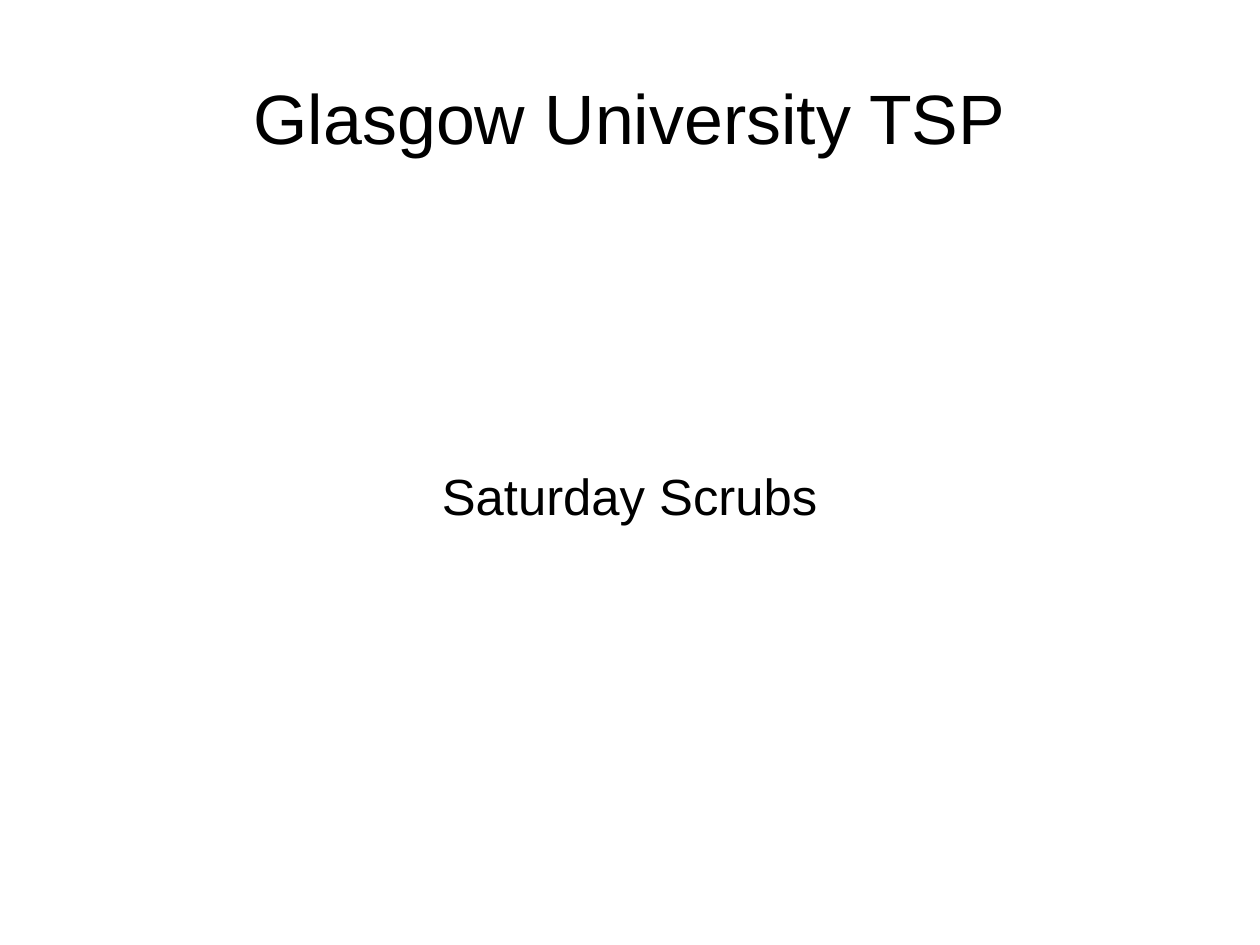
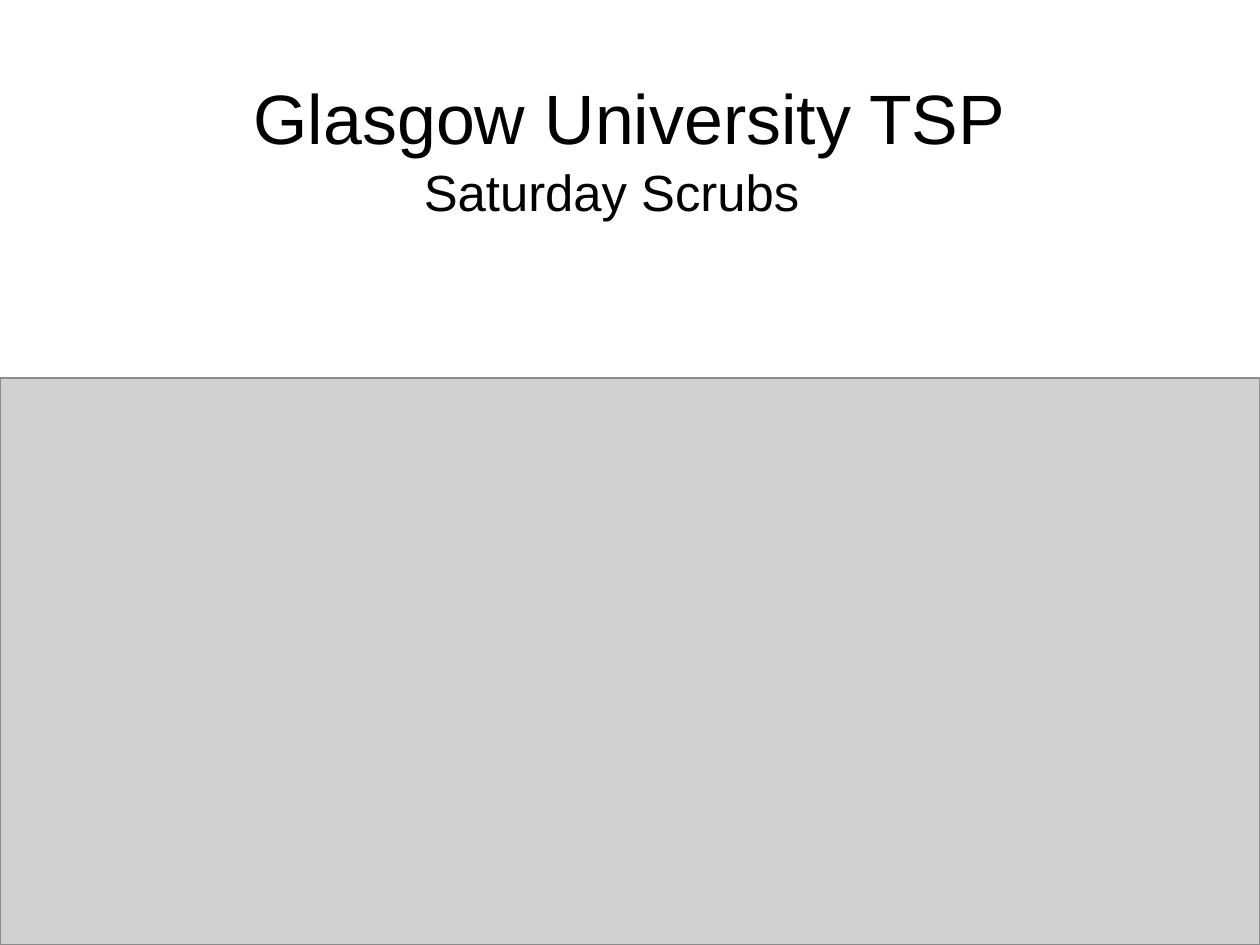
Before and after one commit to 2090140L/Glasgow-TSP-Challenge, a slide deck: slide 1 of presentation.odp. Drawn at 1260x945 pixels with LibreOffice and Linux fonts; fonts in the diff are those of the drawing; grey boxes stand for pictures. Boxes give left, top, right and bottom in pixels: in the first picture for what was removed or moved away, otherwise in the second. Text is boxed around its words. In the diff, an @@ line names an element or a change of style, - is before the commit and + after.

Commit message:
more on presentation

```diff
--- a/presentation.odp
+++ b/presentation.odp
@@ subtitle "Saturday Scrubs": place and size @@
-subtitle "Saturday Scrubs" at (442, 478, 817, 526)
+subtitle "Saturday Scrubs" at (424, 174, 799, 221)
@@ picture added at (0, 378, 1260, 945) @@
```
Also in this commit, not shown: 2 slides added, 3 slides removed.
